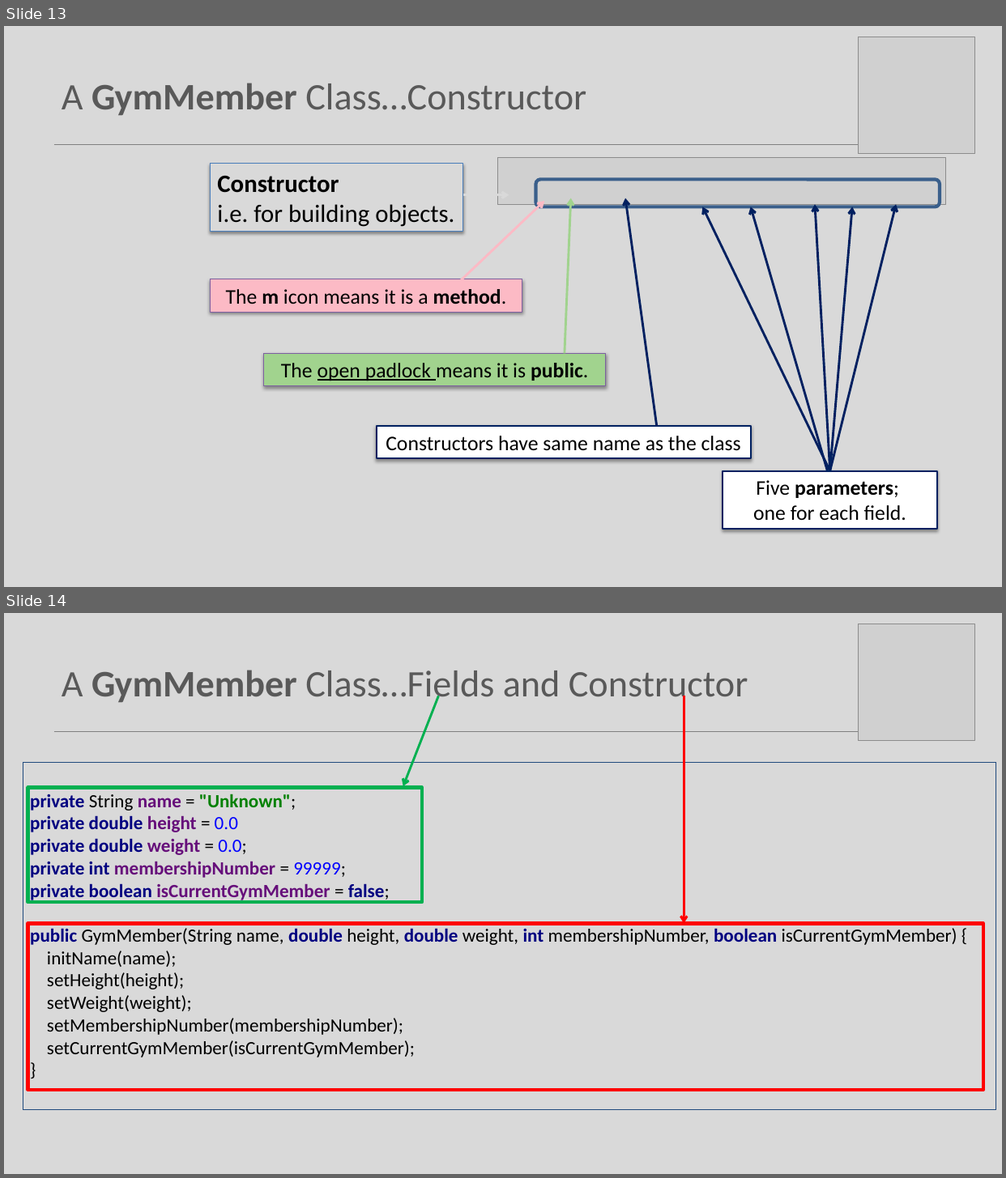
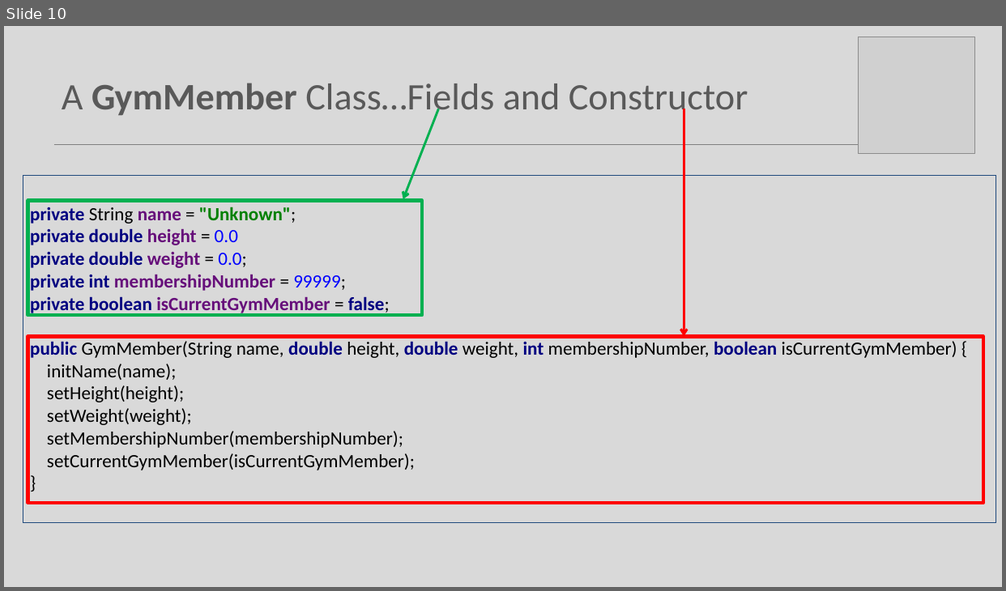
Before and after one commit to Programming-Fundamentals-SETU/prog-fund-1-sept-25, a slide deck: topic08-arrays-of-objects/unit-1/talk-2-gym-app/oo-gym-v1.pptx. Shown one above the other, each under a label of ours: slides 13 and 14 before the commit, slide 10 after it. The pictures are 1006x1178 and 1006x591 pixels, drawn with LibreOffice and Linux fonts; fonts in the diff are those of the drawing; grey boxes stand for pictures. Boxes give left, top, right and bottom in pixels: in the first picture for what was removed or moved away, otherwise in the second. Text is boxed around its words. In the diff, an @@ line names an element or a change of style, - is before the commit and + after.

```diff
--- a/topic08-arrays-of-objects/unit-1/talk-2-gym-app/oo-gym-v1.pptx
+++ b/topic08-arrays-of-objects/unit-1/talk-2-gym-app/oo-gym-v1.pptx
@@ slide 13 removed at bbox=[4, 26, 1002, 587], background #D9D9D9; not listed: 1 template element that a slide beside it also shows @@
@@ picture removed at bbox=[859, 37, 976, 154] @@
@@ title removed at bbox=[62, 83, 586, 115] @@
-A GymMember Class…Constructor
@@ rectangle removed at bbox=[210, 164, 463, 232] @@
-Constructor
-i.e. for building objects.
@@ picture removed at bbox=[498, 158, 947, 204] @@
@@ arrow removed from (463, 195) to (509, 195) @@
@@ rounded rectangle removed at bbox=[536, 179, 940, 207] @@
@@ arrow removed from (460, 281) to (544, 201) @@
@@ arrow removed from (565, 354) to (571, 199) @@
@@ arrow removed from (657, 426) to (625, 199) @@
@@ arrow removed from (830, 472) to (702, 207) @@
@@ arrow removed from (828, 472) to (751, 207) @@
@@ arrow removed from (830, 472) to (815, 204) @@
@@ arrow removed from (830, 472) to (852, 207) @@
@@ arrow removed from (830, 472) to (897, 204) @@
@@ rectangle removed at bbox=[210, 280, 522, 313] @@
-The m icon means it is a method.
@@ rectangle removed at bbox=[264, 354, 605, 386] @@
-The open padlock means it is public.
@@ rectangle removed at bbox=[377, 426, 751, 459] @@
-Constructors have same name as the class
@@ rectangle removed at bbox=[722, 472, 938, 529] @@
-Five parameters;
-one for each field.
@@ what was slide 14 is now slide 10 @@
```
Also in this commit, not shown: 15 slides changed, 3 other slides removed, 10 other files.
